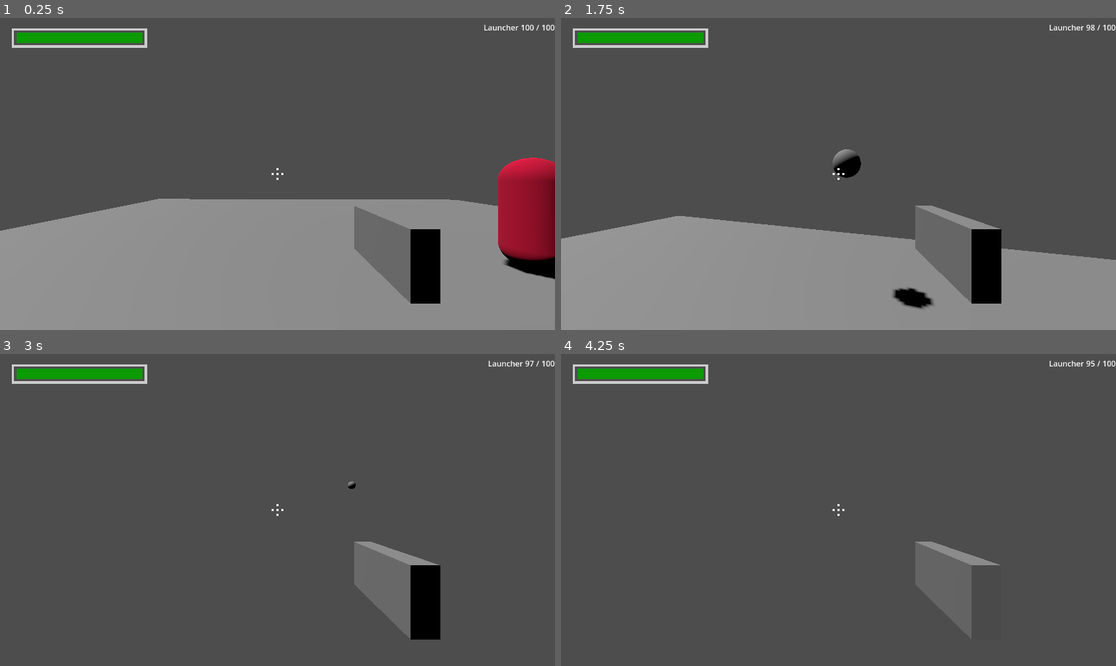
Above: before the commit, frames 1-4 (two rows, left to right).
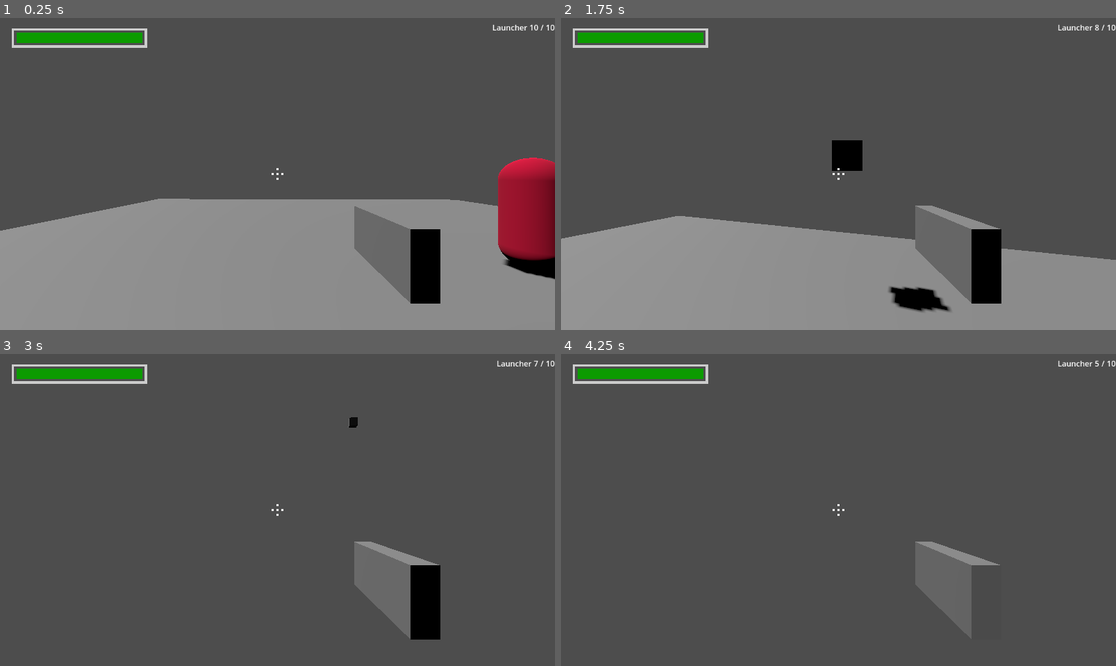
Above: after the commit, the same moments.

Repository: HarryLBonGithub/Harrys-Godot-Tools
Game: Godot game, scene res://Testing Rooms/testing_room_alpha.tscn
Same seed, same stepped clock (60 frames per second), same inputs: the game is played once before the commit and once after it. The project has no main scene, so this scene is started directly.
Inputs (mouse positions are in pixels of both pictures, inside the frame that each line leads up to):
- Up to frame 1 (0.25 s): no input
- Up to frame 2 (1.75 s): tap Enter at 0.5 s; move the mouse to (866, 174) at 0.52 s; press the mouse at (866, 174) at 0.53 s; hold W (move_forward) from 0.53 s (still down); tap Space (jump) at 0.77, 1.52 s; move the mouse to (810, 174) at 1.27 s; release the mouse at (810, 174) at 1.28 s; tap Ctrl (crouch) at 1.35 s; click (810, 174) at 1.55 s
- Up to frame 3 (3 s): keep holding W (move_forward); move the mouse to (288, 503) at 2.02 s; press the mouse at (288, 503) at 2.03 s; tap F (flashlight) at 2.1 s; move the mouse to (271, 516) at 2.77 s; release the mouse at (271, 516) at 2.78 s; tap E (interact) at 2.85 s
- Up to frame 4 (4.25 s): keep holding W (move_forward); tap Space (jump) at 3.02, 3.77 s; click (832, 516) at 3.05 s; move the mouse to (877, 513) at 3.52 s; hold Shift (run) from 3.53 s (still down); click (877, 513) at 3.8 s

The runs differ from the first frame. In frame 1, 0.1% of the frame differs, in the area x 87-100%, y 2-5%; in frame 2, 0.9%, in the area x 48-100%, y 2-95%; in frame 3, 0.2%; in frame 4, 0.1%.

Commit message:
add basic hand organizer
- created a "hand" node used to organize the tools that the player has available
- the hand sets an active tool and makes it active and visible
- still needs to be able to cycle

Diff:
--- a/Character Controllers/fps_character_controller_extended.tscn
+++ b/Character Controllers/fps_character_controller_extended.tscn
@@ -7,6 +7,7 @@
 [ext_resource type="PackedScene" uid="uid://dim0l6a2xqttt" path="res://Props/Handhelds/Projectile Launcher/projectile_launcher.tscn" id="5_1fptv"]
 [ext_resource type="PackedScene" uid="uid://bgeyfohldmmx2" path="res://Properties/Health/health.tscn" id="6_bl4qs"]
 [ext_resource type="Theme" uid="uid://cmjnqicbnobds" path="res://Themes/FillerTheme.tres" id="7_1cndl"]
+[ext_resource type="PackedScene" uid="uid://b8pmopdg2rid5" path="res://Organizers/Hand/hand.tscn" id="7_lncrl"]
 [ext_resource type="PackedScene" uid="uid://ddjlj2gpevbbb" path="res://HUD Items/Ammo Tracker/ammo_tracker.tscn" id="8_ercnn"]
 
 [sub_resource type="CapsuleMesh" id="CapsuleMesh_smuhl"]
@@ -70,9 +71,11 @@
 
 [node name="InteractionRay" parent="Head" instance=ExtResource("4_muno8")]
 
-[node name="ProjectileLauncher" parent="Head" node_paths=PackedStringArray("ammoUI") instance=ExtResource("5_1fptv")]
+[node name="Hand" parent="Head" node_paths=PackedStringArray("ammoUI") instance=ExtResource("7_lncrl")]
+ammoUI = NodePath("../../PlayerUI/AmmoTracker")
+
+[node name="ProjectileLauncher" parent="Head/Hand" instance=ExtResource("5_1fptv")]
 transform = Transform3D(1, 0, 0, 0, 1, 0, 0, 0, 1, 0.498575, -0.311317, -0.935861)
-ammoUI = NodePath("../../PlayerUI/AmmoTracker")
 
 [node name="FPSCharacterMesh" type="MeshInstance3D" parent="."]
 mesh = SubResource("CapsuleMesh_smuhl")
--- a/Organizers/Hand/hand.gd
+++ b/Organizers/Hand/hand.gd
@@ -2,9 +2,34 @@
 
 var belt = []
 
-var activeTool
+@onready var activeTool = 0
 
-@export var ammoUI : PackedScene
+@export var ammoUI : AmmoTracker
 
 func _ready():
-	pass
+
+	belt = get_children()
+
+	for item in belt:
+		item.active = false
+		item.visible = false
+
+	belt[activeTool].active = true
+	belt[activeTool].visible = true
+
+	if ammoUI:
+		ammoUI.toolName.text = str(belt[activeTool].toolName)
+		ammoUI.max.text = str(belt[activeTool].maxAmmo)
+		ammoUI.current.text = str(belt[activeTool].currentAmmo)
+
+func _process(delta):
+	updateUI()
+
+
+func updateUI():
+	if !ammoUI:
+		return
+
+	if Input.is_action_pressed("use_tool"):
+		ammoUI.max.text = str(belt[activeTool].maxAmmo)
+		ammoUI.current.text = str(belt[activeTool].currentAmmo)
--- a/Props/Handhelds/Projectile Launcher/projectile_launcher.tscn
+++ b/Props/Handhelds/Projectile Launcher/projectile_launcher.tscn
@@ -1,16 +1,14 @@
 [gd_scene load_steps=4 format=3 uid="uid://dim0l6a2xqttt"]
 
 [ext_resource type="Script" path="res://Props/Handhelds/Projectile Launcher/projectile_launcher.gd" id="1_gxvem"]
-[ext_resource type="PackedScene" uid="uid://c1h1nawfw1pbb" path="res://Props/Projectiles/projectile.tscn" id="2_e1jn1"]
+[ext_resource type="PackedScene" uid="uid://b2aexqm1egw0n" path="res://Props/Projectiles/Bullet Projectile/bullet_projectile.tscn" id="2_cojhq"]
 
 [sub_resource type="BoxMesh" id="BoxMesh_ndi02"]
 size = Vector3(0.1, 0.25, 0.5)
 
 [node name="ProjectileLauncher" type="Node3D"]
 script = ExtResource("1_gxvem")
-projectile = ExtResource("2_e1jn1")
-maxAmmo = 100
-currentAmmo = 100
+projectile = ExtResource("2_cojhq")
 
 [node name="MeshInstance3D" type="MeshInstance3D" parent="."]
 mesh = SubResource("BoxMesh_ndi02")
--- a/project.godot
+++ b/project.godot
@@ -66,6 +66,16 @@
 "events": [Object(InputEventKey,"resource_local_to_scene":false,"resource_name":"","device":-1,"window_id":0,"alt_pressed":false,"shift_pressed":false,"ctrl_pressed":false,"meta_pressed":false,"pressed":false,"keycode":0,"physical_keycode":69,"key_label":0,"unicode":101,"echo":false,"script":null)
 ]
 }
+scroll_up={
+"deadzone": 0.5,
+"events": [Object(InputEventMouseButton,"resource_local_to_scene":false,"resource_name":"","device":-1,"window_id":0,"alt_pressed":false,"shift_pressed":false,"ctrl_pressed":false,"meta_pressed":false,"button_mask":0,"position":Vector2(0, 0),"global_position":Vector2(0, 0),"factor":1.0,"button_index":4,"canceled":false,"pressed":false,"double_click":false,"script":null)
+]
+}
+scroll_down={
+"deadzone": 0.5,
+"events": [Object(InputEventMouseButton,"resource_local_to_scene":false,"resource_name":"","device":-1,"window_id":0,"alt_pressed":false,"shift_pressed":false,"ctrl_pressed":false,"meta_pressed":false,"button_mask":0,"position":Vector2(0, 0),"global_position":Vector2(0, 0),"factor":1.0,"button_index":5,"canceled":false,"pressed":false,"double_click":false,"script":null)
+]
+}
 
 [layer_names]
 
Not shown: 1 places in Character Controllers/fps_character_controller_extended.tscn that only renumber resources
